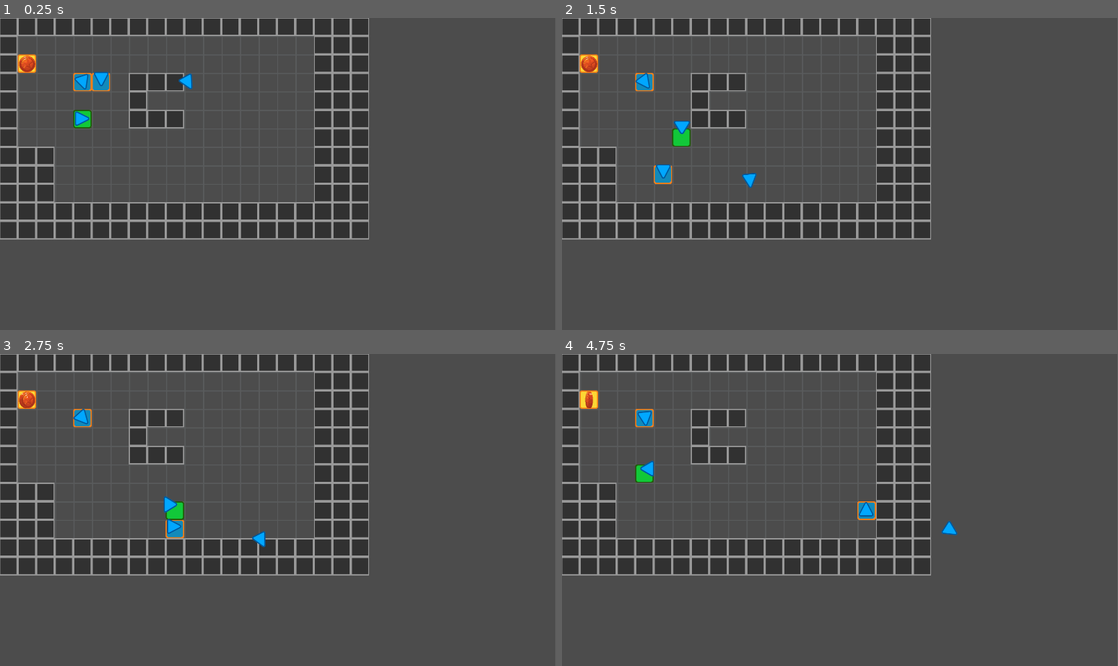
Above: before the commit, frames 1-4 (two rows, left to right).
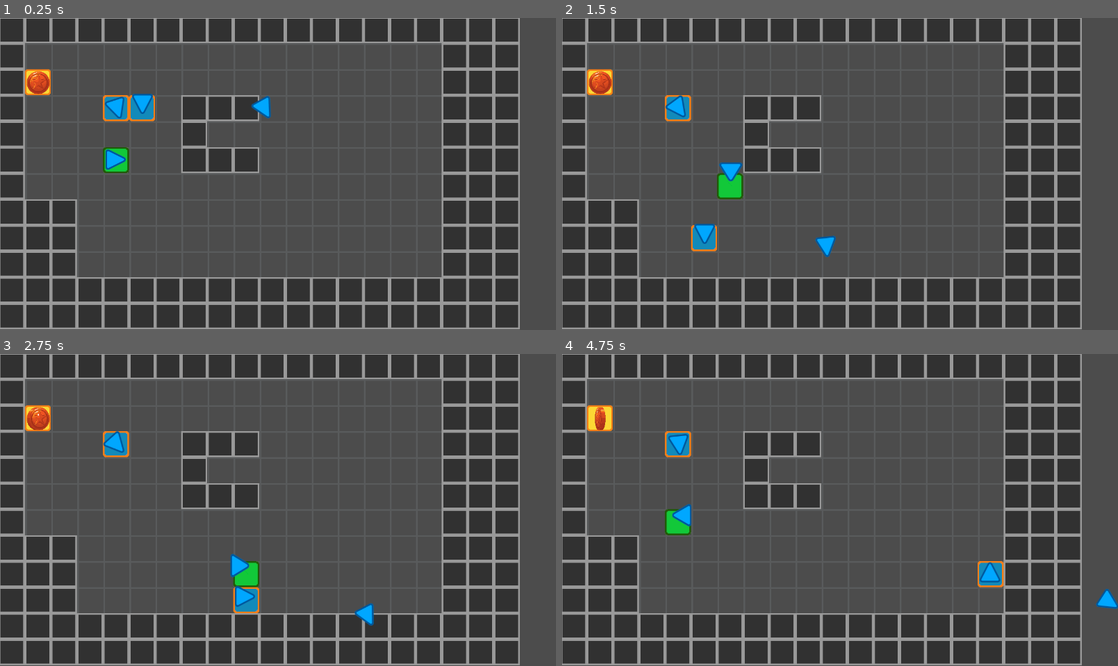
Above: after the commit, the same moments.

Repository: Thiesjoo/NetShooter
Game: Godot game, scene res://NewGame.tscn
Same seed, same stepped clock (60 frames per second), same inputs: the game is played once before the commit and once after it.
Inputs:
- Up to frame 1 (0.25 s): no input
- Up to frame 2 (1.5 s): hold D (ui_right) 0.53-1.28 s; hold S (ui_down) from 1.28 s (still down)
- Up to frame 3 (2.75 s): release S (ui_down) at 2.03 s; hold D (ui_right) from 2.03 s (still down)
- Up to frame 4 (4.75 s): release D (ui_right) at 2.78 s; hold W (ui_up) 2.78-3.53 s; hold A (ui_left) from 3.53 s (still down)
In our replay, the window is 799x449 before the commit and 800x449 after it. These sizes can differ from the game's own. Grey fills any space a smaller window leaves; there, only what the larger window draws over its background counts as a difference.

The runs differ from the first frame. In frame 1, 51% of the frame differs, in the area x 0-94%, y 0-100%; in frame 2, 52%; in frame 3, 51%; in frame 4, 52%, in the area x 0-100%, y 0-100%.

Commit message:
Update README.MD

Diff:
--- a/project.godot
+++ b/project.godot
@@ -26,14 +26,15 @@
 
 [application]
 
-config/name="Shooter"
+config/name="NetShooter"
 run/main_scene="res://NewGame.tscn"
 config/icon="res://icon.png"
 
 [display]
 
-window/size/width=1920
-window/size/height=1080
+window/size/width=1366
+window/size/height=768
+window/size/resizable=false
 window/size/borderless=true
 
 [input]
Not shown, changed: README.MD
